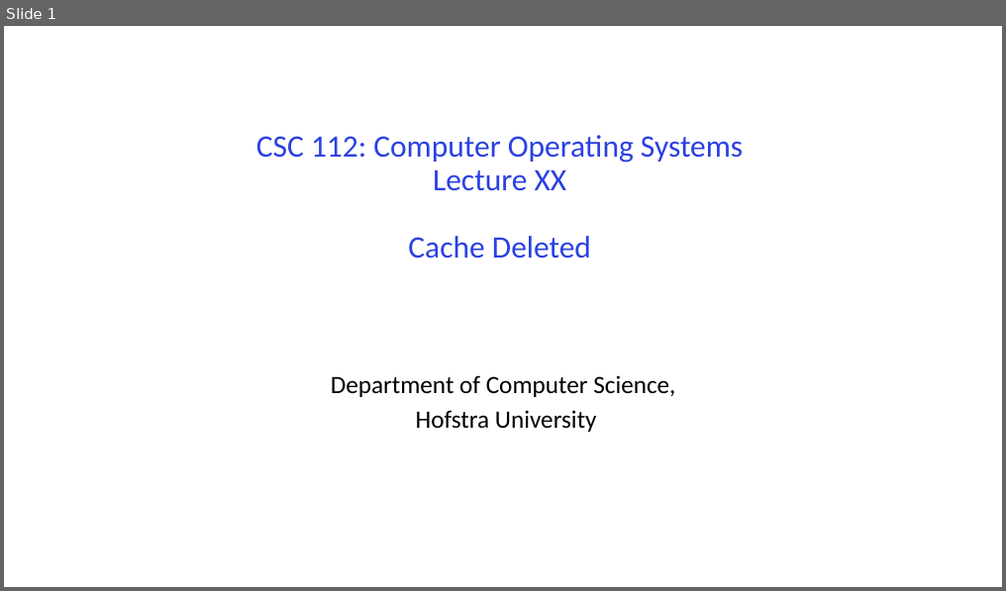
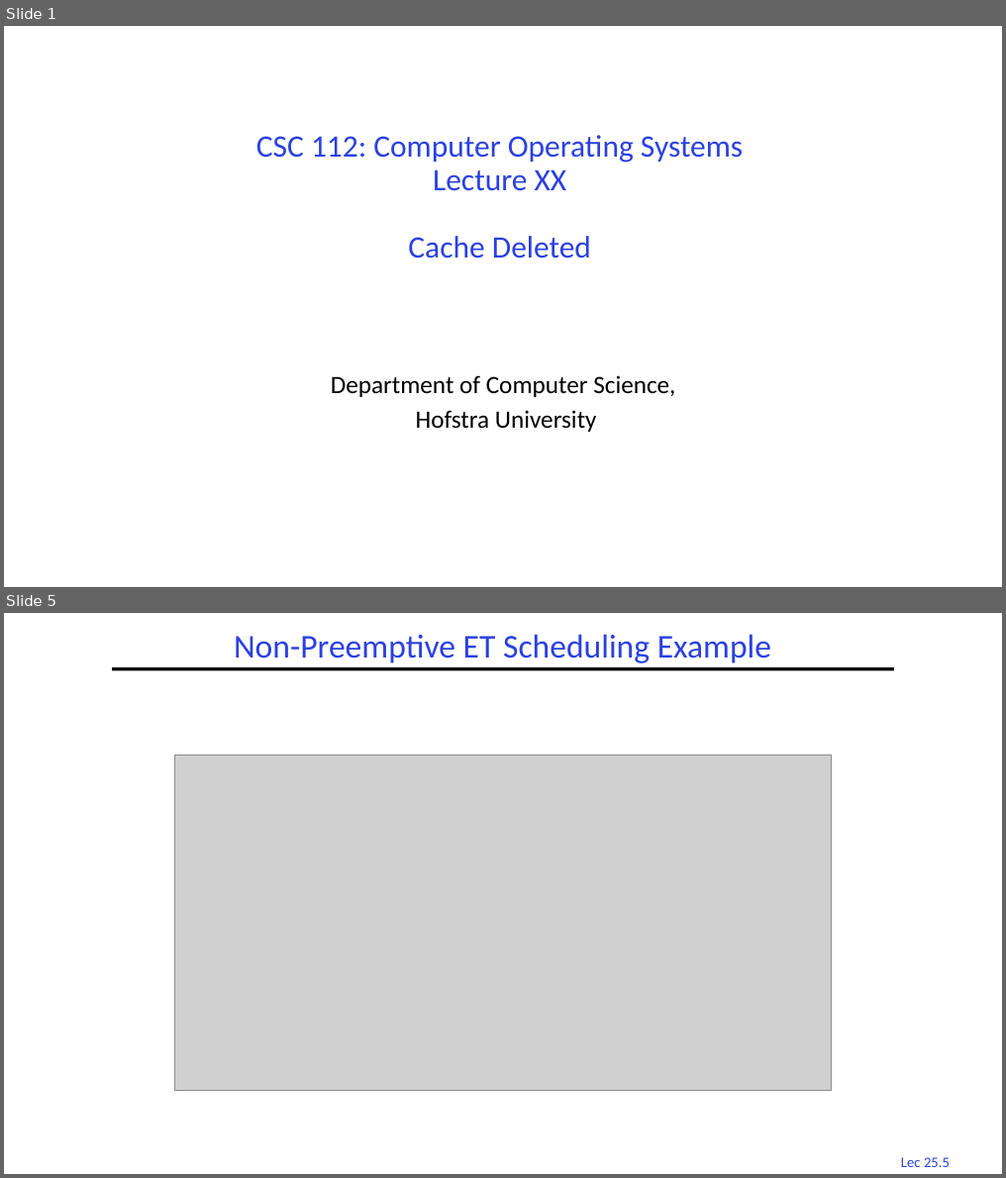
Before and after one commit to guhofstra/CSC256Fa25, a slide deck: PPTs/Deleted SLides.pptx. Shown one above the other, each under a label of ours: slide 1 before the commit, slides 1 and 5 after it; the slides between them are not shown. The pictures are 1006x591 and 1006x1178 pixels, drawn with LibreOffice and Linux fonts; fonts in the diff are those of the drawing; grey boxes stand for pictures. Boxes give left, top, right and bottom in pixels: in the first picture for what was removed or moved away, otherwise in the second. Text is boxed around its words. In the diff, an @@ line names an element or a change of style, - is before the commit and + after.

```diff
--- a/PPTs/Deleted SLides.pptx
+++ b/PPTs/Deleted SLides.pptx
@@ slide 5 added at [4, 613, 1002, 1174], background #FFFFFF @@
@@ title added at [234, 634, 771, 663], 32 pt, text #2A40E2 @@
+Non-Preemptive ET Scheduling Example
@@ line added from (112, 669) to (894, 669), #000000 3 pt @@
@@ picture added at [174, 756, 832, 1090] @@
@@ page number added at [901, 1157, 949, 1167], 14 pt, text #2A40E2 @@
+Lec 25.5
```
Also in this commit, not shown: 18 other slides added, 19 other files.
